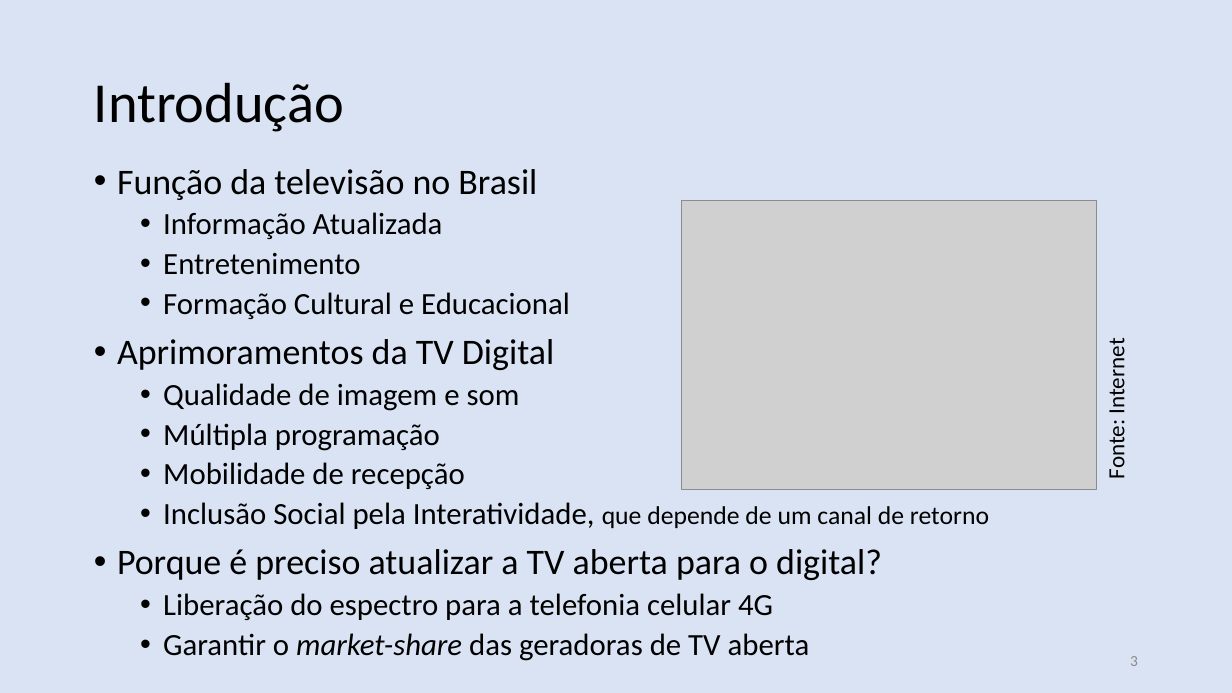
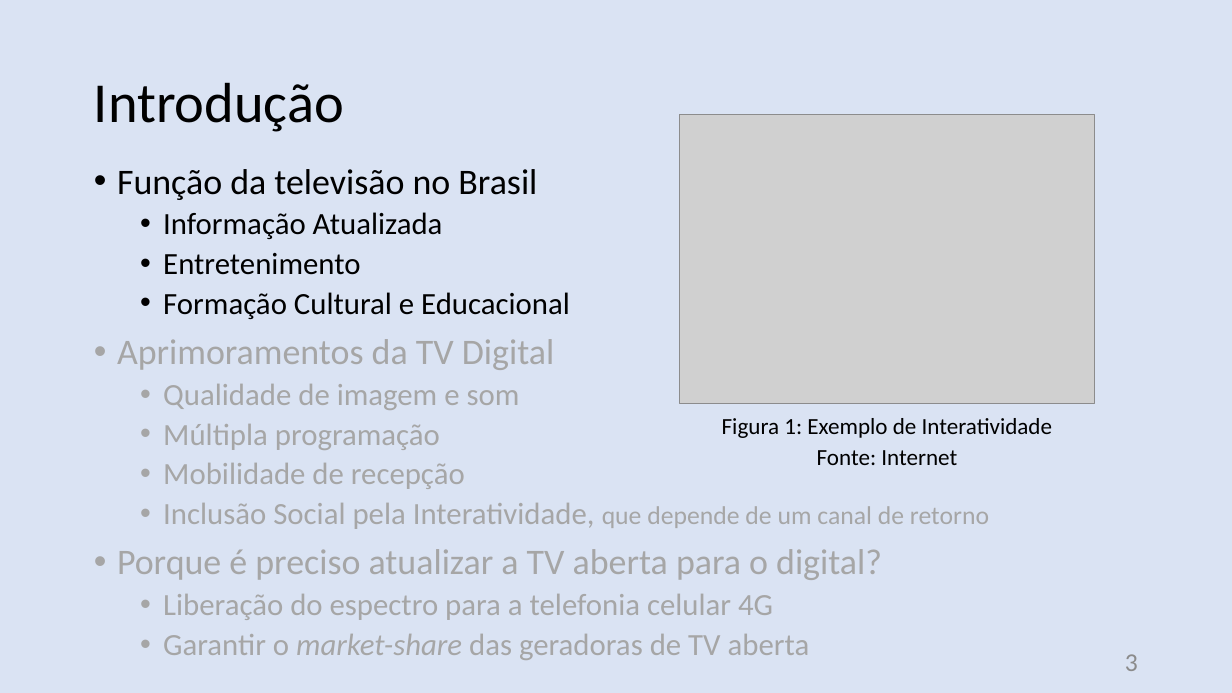
Before and after one commit to nasall2/TCC, a slide deck: slide 3 of relatorio/abntex2-modelos-1.9.2/figuras/apresentacao.pptx. Drawn at 1232x693 pixels with LibreOffice and Linux fonts; fonts in the diff are those of the drawing; grey boxes stand for pictures. Boxes give left, top, right and bottom in pixels: in the first picture for what was removed or moved away, otherwise in the second. Text is boxed around its words. In the diff, an @@ line names an element or a change of style, - is before the commit and + after.

```diff
--- a/relatorio/abntex2-modelos-1.9.2/figuras/apresentacao.pptx
+++ b/relatorio/abntex2-modelos-1.9.2/figuras/apresentacao.pptx
@@ picture: place and size @@
-picture at (681, 201, 1097, 490)
+picture at (679, 114, 1095, 403)
@@ text at (117, 339, 989, 660): text colour #000000 to #A6A6A6 in "Aprimoramentos da TV Digital", "Qualidade de imagem e som", "Múltipla programação", "Mobilidade de recepção" and 4 more places @@
@@ text added at (722, 418, 1052, 438), 18 pt, text #000000 @@
+Figura 1: Exemplo de Interatividade
@@ text "Fonte: Internet": place and size @@
-text "Fonte: Internet" at (1102, 346, 1130, 478)
+text "Fonte: Internet" at (817, 450, 957, 465)
@@ text "Fonte: Internet" at (817, 450, 957, 465): rotation 270 to 0 degrees @@
@@ page number at (1125, 654, 1138, 671): size 12 to 20 pt @@
```
Also in this commit, not shown: 12 other slides changed, 3 slides added.
